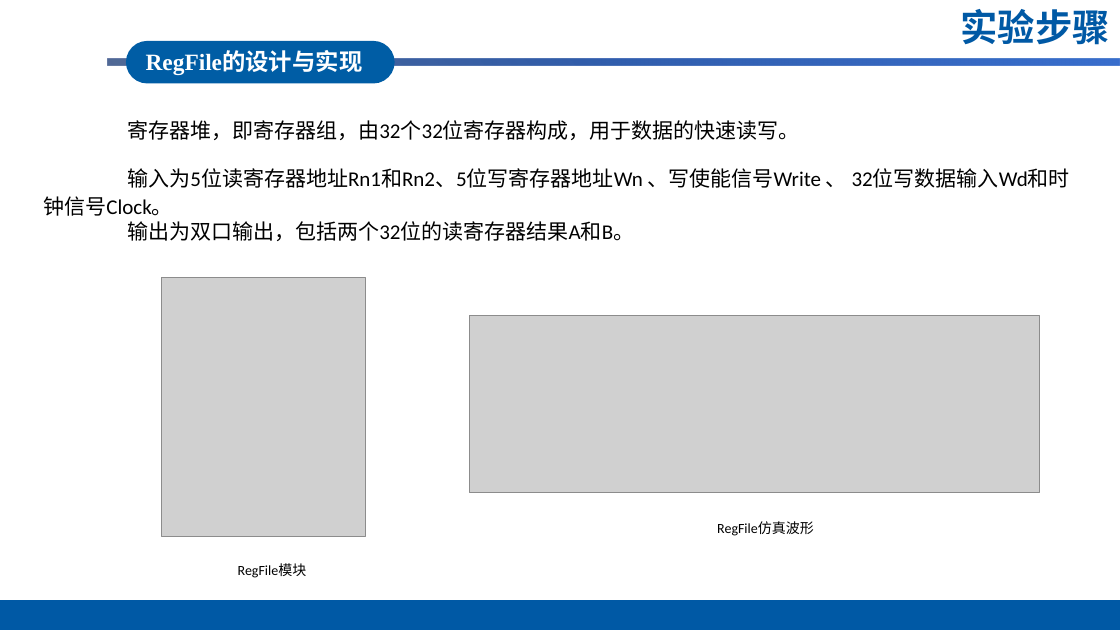
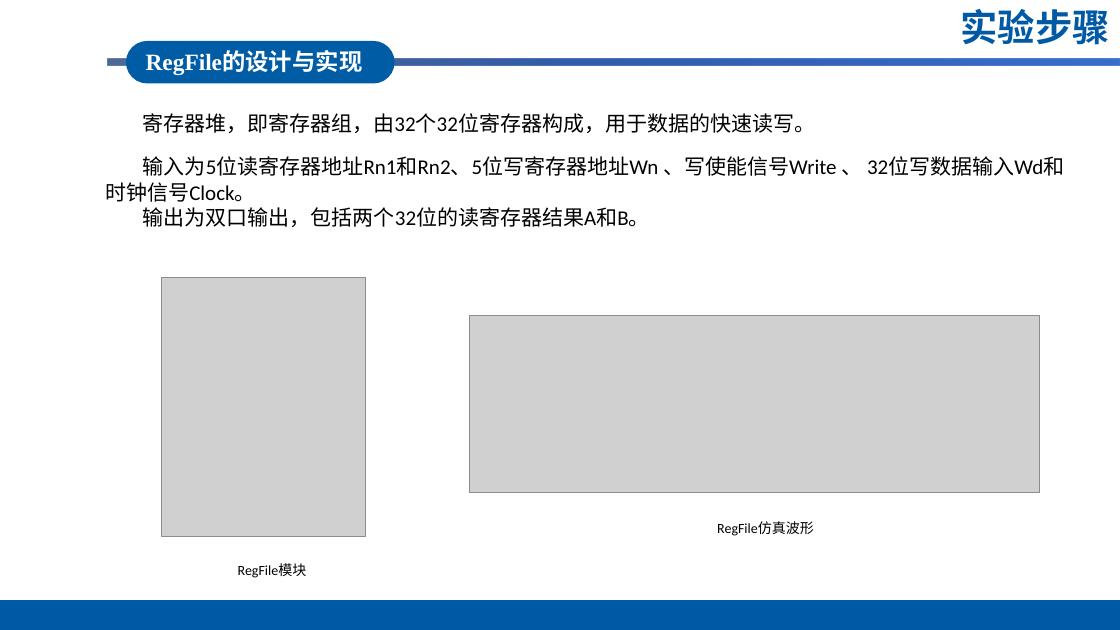
Before and after one commit to itungsten/Computer-Organization, a slide deck: slide 7 of 答辩PPT.pptx. Drawn at 1120x630 pixels with LibreOffice and Linux fonts; fonts in the diff are those of the drawing; grey boxes stand for pictures; background and template pictures are left out. Boxes give left, top, right and bottom in pixels: in the first picture for what was removed or moved away, otherwise in the second. Text is boxed around its words. In the diff, an @@ line names an element or a change of style, - is before the commit and + after.

```diff
--- a/答辩PPT.pptx
+++ b/答辩PPT.pptx
@@ text "寄存器堆，即寄存器组，由32个32位寄存器构成，用于数据的快速读写。": place and size @@
-text "寄存器堆，即寄存器组，由32个32位寄存器构成，用于数据的快速读写。" at [127,120,800,140]
+text "寄存器堆，即寄存器组，由32个32位寄存器构成，用于数据的快速读写。" at [142,113,815,133]
@@ text "输入为5位读寄存器地址Rn1和Rn2、5位写寄存器地址Wn 、写使能信号Write 、 32位写数据输入Wd和时钟信号C ..." rewrapped from [43,168,847,241] to [105,156,862,227] @@
```
Also in this commit, not shown: 6 other slides changed.
